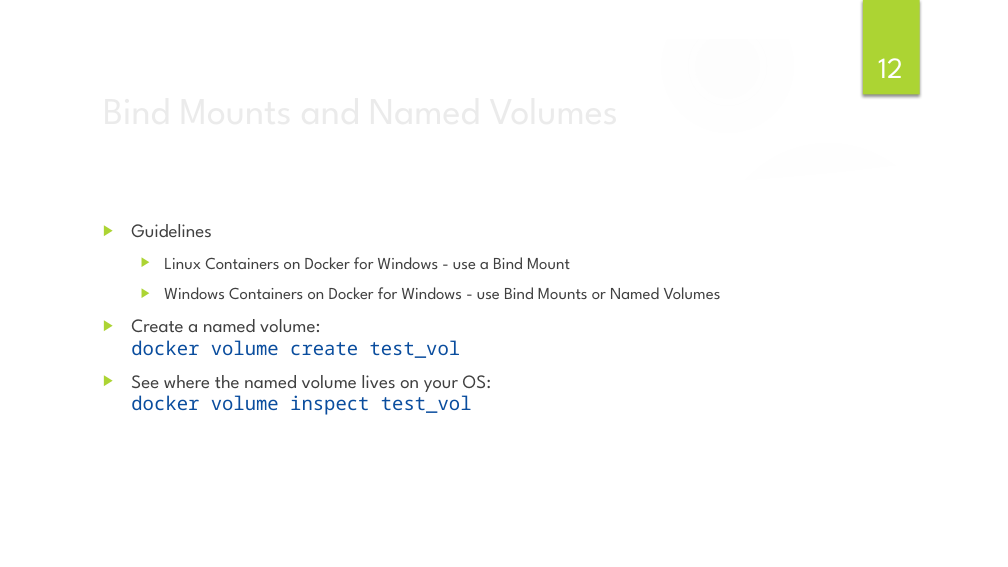
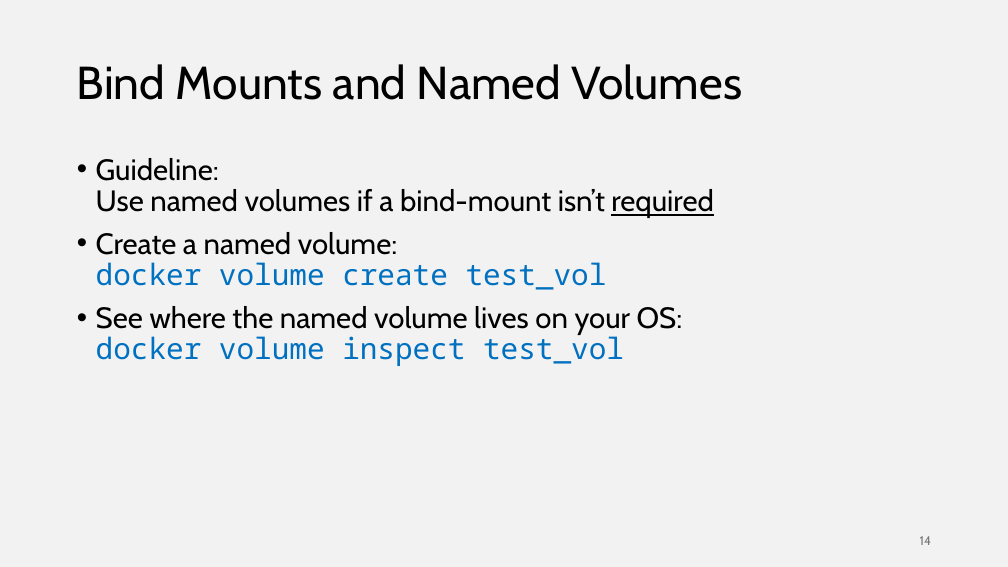
Before and after one commit to ilanham/Presentations, a slide deck: slide 14 of docker/Developing for SQL Server with Docker.pptx (slide 12 before the commit). Drawn at 1008x567 pixels with LibreOffice and Linux fonts; fonts in the diff are those of the drawing; background and template pictures are left out. Boxes give left, top, right and bottom in pixels: in the first picture for what was removed or moved away, otherwise in the second. Text is boxed around its words. In the diff, an @@ line names an element or a change of style, - is before the commit and + after.

Commit message:
latest Docker slides version

```diff
--- a/docker/Developing for SQL Server with Docker.pptx
+++ b/docker/Developing for SQL Server with Docker.pptx
@@ background picture (left out) to #F2F2F2 @@
@@ group removed at bbox=[0, 0, 1008, 567]: 4 ellipses, 3 freeform shapes @@
@@ rectangle removed at bbox=[863, 0, 920, 95] @@
@@ title "Bind Mounts and Named Volumes": place and size @@
-title "Bind Mounts and Named Volumes" at bbox=[95, 80, 820, 138]
+title "Bind Mounts and Named Volumes" at bbox=[77, 64, 742, 100]
@@ title "Bind Mounts and Named Volumes" at bbox=[77, 64, 742, 100]: size 36 to 44 pt, font League Spartan to Cabin, text colour #EBEBEB to #000000; line spacing 1 to 0.9 @@
@@ page number removed at bbox=[878, 58, 903, 78] @@
-12
@@ text "Guideline: Use named volumes if ...": place and size @@
-text "Guideline: Use named volumes if ..." at bbox=[131, 224, 721, 415]
+text "Guideline: Use named volumes if ..." at bbox=[96, 158, 713, 366]
@@ text at bbox=[96, 158, 713, 218]: text changed; size 16 to 28 pt; font League Spartan to Cabin; text colour #404040 to #000000 @@
-▶ Guidelines
-  ▶ Linux Containers on Docker for Windows - use a Bind Mount
-  ▶ Windows Containers on Docker for Windows - use Bind Mounts or Named Volumes
+• Guideline:
+  Use named volumes if a bind-mount isn’t required
@@ text at bbox=[96, 232, 683, 366]: size 18 to 28 pt in "Create a named volume: docker volume create ...", "See where the named volume lives on ..."; font League Spartan to Cabin, text colour #404040 to #000000 in "Create a named volume:", "See where the named volume lives on ..."; text colour #0A4D9E to #0070C0 in "docker volume create test_vol", "docker volume inspect test_vol"; bullet ▶ to •; line spacing 1 to 0.9 @@
@@ page number added at bbox=[920, 536, 931, 545], 12 pt, text #797979 @@
+14
```
Also in this commit, not shown: 18 other slides changed, 3 slides added, 1 slide removed, 2 other files.
